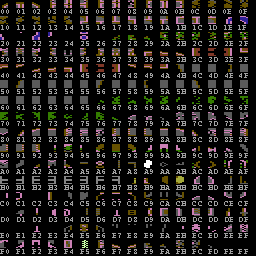
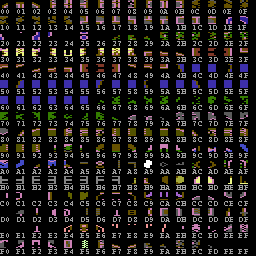
The second (256, 256) image is a revision of the first. Changes to its layers:
painted on "chars" over [0, 48, 248, 232]
